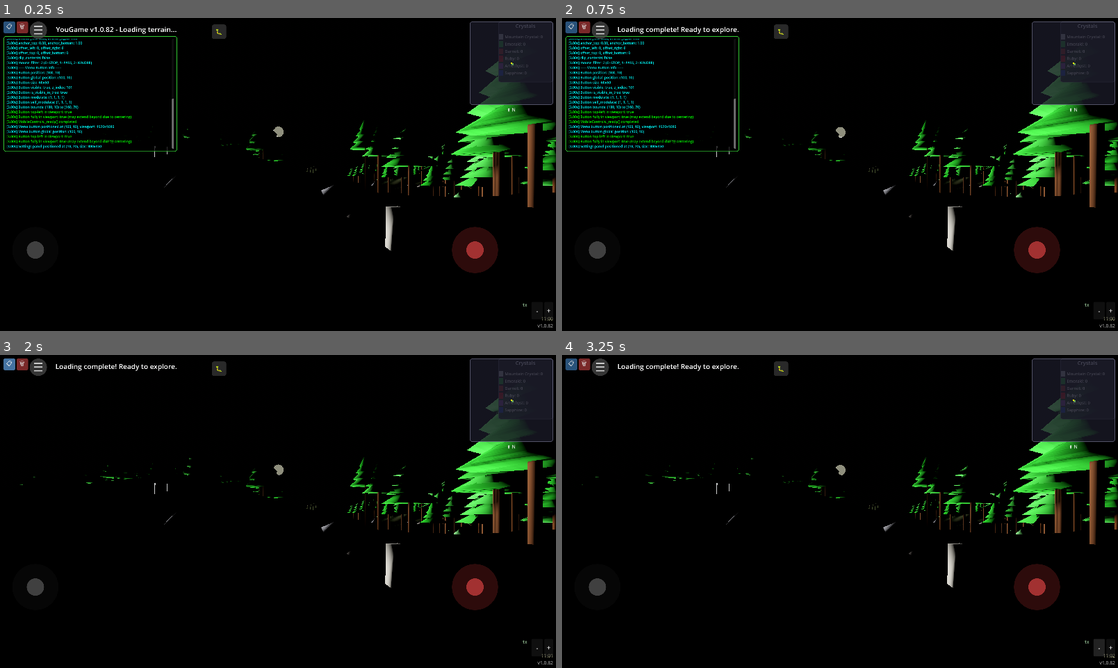
Above: before the commit, frames 1-4 (two rows, left to right).
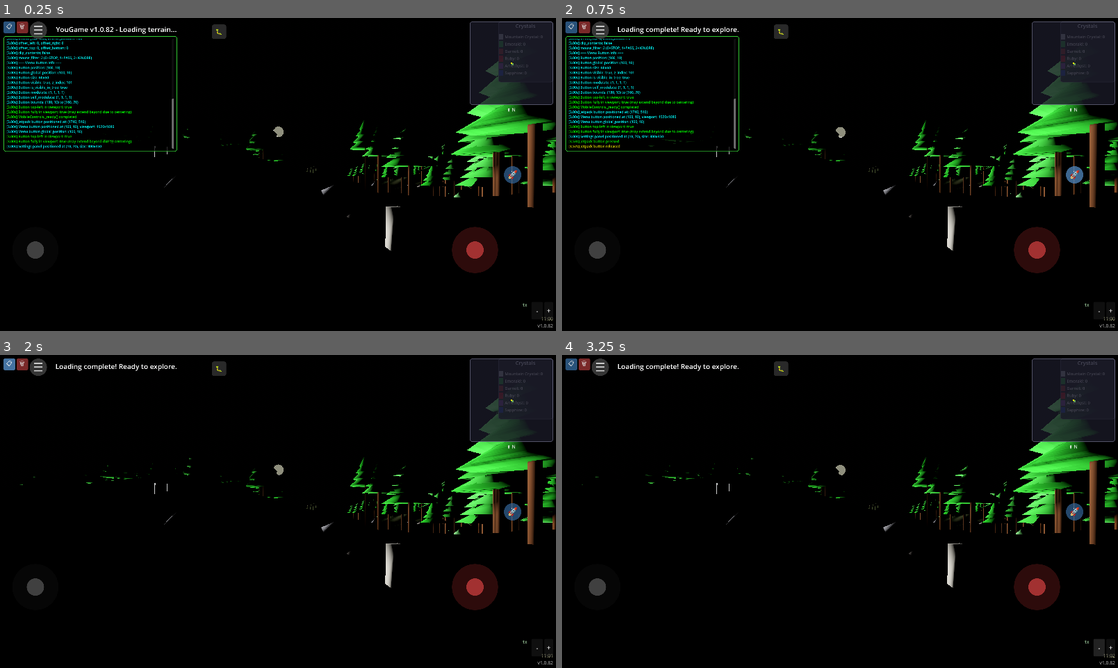
Above: after the commit, the same moments.

Repository: felix-dieterle/YouGame_godot4_public
Game: Godot game, scene res://scenes/main.tscn
Same seed, same stepped clock (60 frames per second), same inputs: the game is played once before the commit and once after it.
Inputs (mouse positions are in pixels of both pictures, inside the frame that each line leads up to):
- Up to frame 1 (0.25 s): no input
- Up to frame 2 (0.75 s): click (1073, 174) at 0.5 s, where only the run after the commit has a clickable "🚀"
- Up to frame 3 (2 s): click "📋" at 1.25 s
- Up to frame 4 (3.25 s): click "🗑" at 2 s; click "-" at 2.75 s

The runs differ from the first frame. In frame 1, 1.2% of the frame differs, in the area x 1-94%, y 6-53%; in frame 2, 2.0%; in frame 3, 0.1%; in frame 4, 0.1%.

Commit message:
Add jetpack button implementation with keyboard and mobile support
Co-authored-by: felix-dieterle <1490062+felix-dieterle@users.noreply.github.com>

Diff:
--- a/project.godot
+++ b/project.godot
@@ -40,6 +40,11 @@
 "events": [Object(InputEventKey,"resource_local_to_scene":false,"resource_name":"","device":-1,"window_id":0,"alt_press …(195 unchanged characters)…
 ]
 }
+jetpack={
+"deadzone": 0.5,
+"events": [Object(InputEventKey,"resource_local_to_scene":false,"resource_name":"","device":-1,"window_id":0,"alt_pressed":false,"shift_pressed":false,"ctrl_pressed":false,"meta_pressed":false,"pressed":false,"keycode":0,"physical_keycode":32,"key_label":0,"unicode":32,"location":0,"echo":false,"script":null)
+]
+}
 
 [rendering]
 
--- a/scripts/mobile_controls.gd
+++ b/scripts/mobile_controls.gd
@@ -22,6 +22,10 @@
 var menu_button: Button
 var settings_panel: Panel
 var settings_visible: bool = false
+
+# Jetpack button
+var jetpack_button: Button
+var jetpack_pressed: bool = false
 
 # Configuration
 const JOYSTICK_RADIUS: float = 80.0
@@ -111,6 +115,9 @@
 
     # Create look joystick (bottom right)
     _create_look_joystick()
+
+    # Create jetpack button (middle right)
+    _create_jetpack_button()
 
     # Create menu button (bottom right)
     _create_menu_button()
@@ -745,3 +752,62 @@
 
         # Log visibility checks using helper
         _log_button_bounds_check(bounds_check)
+
+func _create_jetpack_button() -> void:
+    DebugLogOverlay.add_log("Creating jetpack button...", "cyan")
+
+    jetpack_button = Button.new()
+    jetpack_button.text = "🚀"  # Rocket emoji for jetpack
+    jetpack_button.size = Vector2(BUTTON_SIZE, BUTTON_SIZE)
+    jetpack_button.custom_minimum_size = Vector2(BUTTON_SIZE, BUTTON_SIZE)
+    jetpack_button.add_theme_font_size_override("font_size", 35)
+
+    # Set focus mode to prevent focus issues on mobile
+    jetpack_button.focus_mode = Control.FOCUS_NONE
+
+    # Ensure button is above other UI elements and can receive touch events
+    jetpack_button.z_index = 101
+    jetpack_button.mouse_filter = Control.MOUSE_FILTER_STOP
+
+    # Style the button states with a blue/cyan color for jetpack
+    jetpack_button.add_theme_stylebox_override("normal", _create_styled_button_style(Color(0.2, 0.4, 0.6, 0.7), int(BUTTON_SIZE / 2)))
+    jetpack_button.add_theme_stylebox_override("hover", _create_styled_button_style(Color(0.3, 0.5, 0.7, 0.8), int(BUTTON_SIZE / 2)))
+    jetpack_button.add_theme_stylebox_override("pressed", _create_styled_button_style(Color(0.4, 0.6, 0.8, 0.9), int(BUTTON_SIZE / 2)))
+
+    # Connect button press/release signals
+    jetpack_button.button_down.connect(_on_jetpack_button_down)
+    jetpack_button.button_up.connect(_on_jetpack_button_up)
+
+    # Ensure button is visible
+    jetpack_button.visible = true
+
+    add_child(jetpack_button)
+    DebugLogOverlay.add_log("Jetpack button added to scene tree, visible=%s" % str(jetpack_button.visible), "green")
+
+    # Defer positioning to ensure viewport size is ready
+    call_deferred("_update_jetpack_button_position")
+
+func _update_jetpack_button_position() -> void:
+    # Position jetpack button on the right side, above the look joystick
+    var viewport_size = get_viewport_rect().size
+    var right_margin = look_joystick_margin_x
+    var vertical_center = viewport_size.y / 2
+
+    # Place the button at vertical center on the right side
+    jetpack_button.position = Vector2(
+        viewport_size.x - right_margin - BUTTON_SIZE,
+        vertical_center - BUTTON_SIZE / 2
+    )
+
+    DebugLogOverlay.add_log("Jetpack button positioned at: (%.0f, %.0f)" % [jetpack_button.position.x, jetpack_button.position.y], "cyan")
+
+func _on_jetpack_button_down() -> void:
+    jetpack_pressed = true
+    DebugLogOverlay.add_log("Jetpack button pressed", "green")
+
+func _on_jetpack_button_up() -> void:
+    jetpack_pressed = false
+    DebugLogOverlay.add_log("Jetpack button released", "yellow")
+
+func is_jetpack_pressed() -> bool:
+    return jetpack_pressed
--- a/scripts/player.gd
+++ b/scripts/player.gd
@@ -7,6 +7,7 @@
 # Movement settings
 @export var move_speed: float = 5.0
 @export var rotation_speed: float = 3.0
+@export var jetpack_speed: float = 3.0  # Upward speed when using jetpack
 @export var camera_distance: float = 10.0
 @export var camera_height: float = 5.0
 @export var max_slope_angle: float = 30.0  # Maximum walkable slope in degrees
@@ -99,6 +100,17 @@
     # Check if input is disabled (e.g., during night)
     if not input_enabled:
         return
+
+    # Handle jetpack input - check both keyboard and mobile controls
+    var jetpack_active = Input.is_action_pressed("jetpack")
+    if mobile_controls and mobile_controls.has_method("is_jetpack_pressed"):
+        jetpack_active = jetpack_active or mobile_controls.is_jetpack_pressed()
+
+    # Apply jetpack upward movement
+    if jetpack_active:
+        velocity.y = jetpack_speed
+    else:
+        velocity.y = 0.0
 
     # Handle camera rotation from look joystick
     var look_input = Vector2.ZERO
